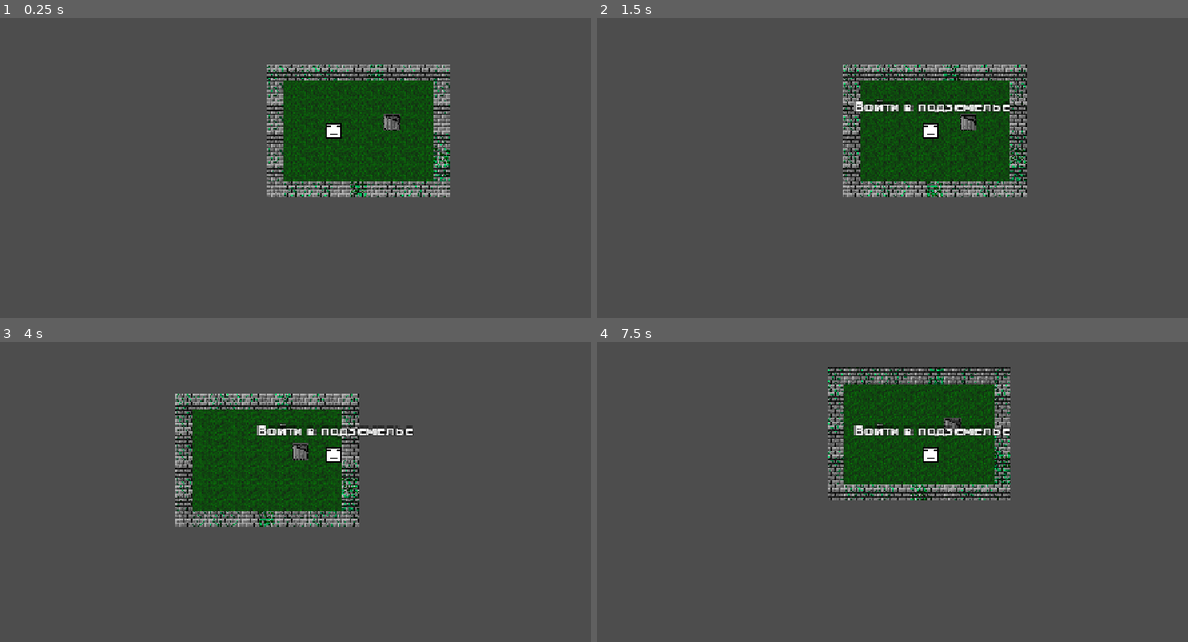
Above: before the commit, frames 1-4 (two rows, left to right).
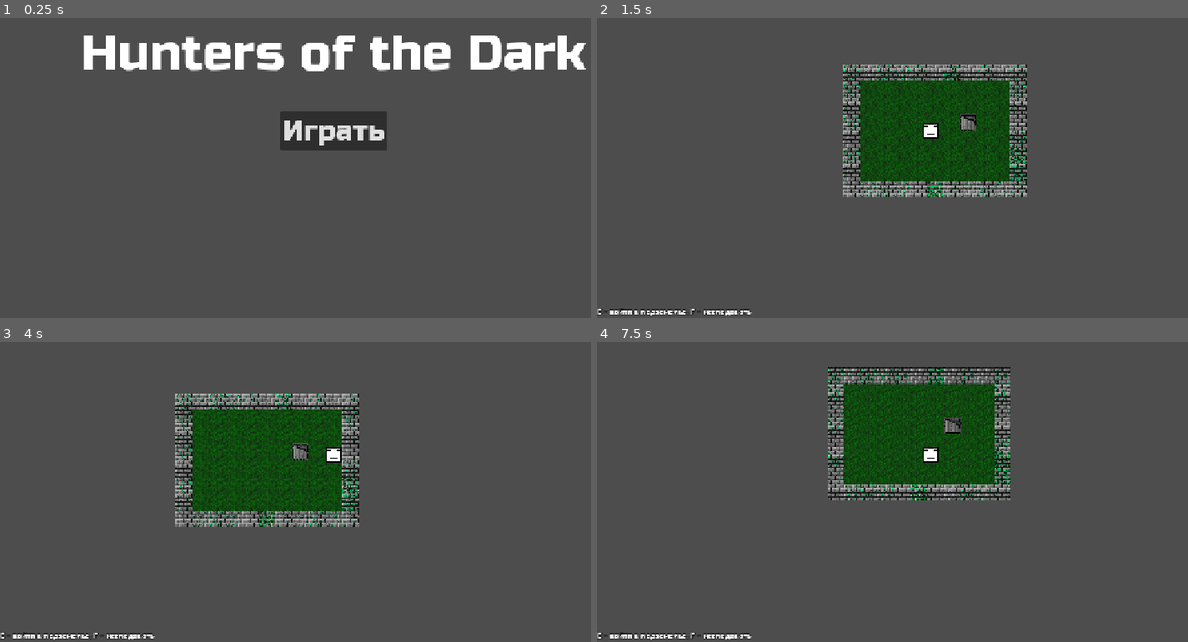
Above: after the commit, the same moments.

Repository: Rubytomatoboss/HOTD
Game: Godot game, scene res://scenes/menu.tscn
Two runs of this game, one before a commit and one after it. Both use one fixed random seed, a clock stepped at 60 frames per second and the inputs below. Before the commit the project starts from res://scenes/world.tscn.
Inputs (mouse positions are in pixels of both pictures, inside the frame that each line leads up to):
- Up to frame 1 (0.25 s): no input
- Up to frame 2 (1.5 s): click (927, 132) at 0.5 s, where only the run after the commit has a clickable "Играть"; tap Enter at 1.25 s; hold Right (move_right) from 1.28 s (still down); hold E (interaction) from 1.28 s (still down)
- Up to frame 3 (4 s): tap F (examine, bound only after the commit) at 1.55, 2.1, 3.05, 3.6 s; release Right (move_right) at 2.03 s; release E (interaction) at 2.03 s; hold Down (move_down) 2.03-2.78 s; tap E (interaction) at 2.3, 3.8 s; tap Space at 2.75 s; hold Right (move_right) 2.78-3.53 s; hold E (interaction) 2.78-3.53 s; tap Enter at 3.5 s; hold Up (move_up) from 3.53 s (still down)
- Up to frame 4 (7.5 s): release Up (move_up) at 4.28 s; hold E (interaction) 4.28-5.03 s; hold Left (move_left) 4.28-5.78 s; tap F (examine, bound only after the commit) at 4.55, 5.1, 6.05, 6.6 s; tap E (interaction) at 5.3, 6.8 s; hold Down (move_down) 5.78-6.53 s; hold E (interaction) 5.78-6.53 s; hold Right (move_right) 6.53-7.28 s; hold Up (move_up) from 7.28 s (still down); hold E (interaction) from 7.28 s (still down)

The runs differ from the first frame. In frame 1, 17% of the frame differs, in the area x 14-100%, y 5-60%; in frame 2, 1.2%; in frame 3, 1.2%; in frame 4, 1.2%.

Commit message:
добавил новую механику
E - использовать объект по назначению. Пример: открыть дверь, потянуть рычаг
F - исследовать. Пример: на двери нашёл кровь, на земле были следы

Diff:
--- a/project.godot
+++ b/project.godot
@@ -11,7 +11,7 @@
 [application]
 
 config/name="HOTD"
-run/main_scene="res://scenes/world.tscn"
+run/main_scene="uid://do8of6md2w3ib"
 config/features=PackedStringArray("4.4", "Forward Plus")
 config/icon="res://icon.svg"
 
@@ -54,6 +54,11 @@
 , Object(InputEventKey,"resource_local_to_scene":false,"resource_name":"","device":-1,"window_id":0,"alt_pressed":false …(183 unchanged characters)…
 ]
 }
+examine={
+"deadzone": 0.2,
+"events": [Object(InputEventKey,"resource_local_to_scene":false,"resource_name":"","device":-1,"window_id":0,"alt_pressed":false,"shift_pressed":false,"ctrl_pressed":false,"meta_pressed":false,"pressed":false,"keycode":0,"physical_keycode":70,"key_label":0,"unicode":102,"location":0,"echo":false,"script":null)
+]
+}
 
 [layer_names]
 
--- a/scenes/black_frame.tscn
+++ b/scenes/black_frame.tscn
@@ -49,40 +49,3 @@
 text = "Something"
 label_settings = SubResource("LabelSettings_h8au2")
 autowrap_mode = 2
-
-[node name="Button" type="Button" parent="ColorRect"]
-layout_mode = 1
-anchors_preset = 2
-anchor_top = 1.0
-anchor_bottom = 1.0
-offset_top = -8.0
-offset_right = 8.0
-grow_vertical = 0
-text = "Вариант 1"
-
-[node name="Button2" type="Button" parent="ColorRect"]
-layout_mode = 1
-anchors_preset = 7
-anchor_left = 0.5
-anchor_top = 1.0
-anchor_right = 0.5
-anchor_bottom = 1.0
-offset_left = -4.0
-offset_top = -8.0
-offset_right = 4.0
-grow_horizontal = 2
-grow_vertical = 0
-text = "Вариант 2"
-
-[node name="Button3" type="Button" parent="ColorRect"]
-layout_mode = 1
-anchors_preset = 3
-anchor_left = 1.0
-anchor_top = 1.0
-anchor_right = 1.0
-anchor_bottom = 1.0
-offset_left = -8.0
-offset_top = -8.0
-grow_horizontal = 0
-grow_vertical = 0
-text = "Вариант 3"
--- a/scenes/interacting_component.tscn
+++ b/scenes/interacting_component.tscn
@@ -12,8 +12,9 @@
 outline_size = 3
 outline_color = Color(0, 0, 0, 1)
 
-[node name="InteractingComponent" type="Node2D"]
+[node name="InteractingComponent" type="Node2D" node_paths=PackedStringArray("interact_label")]
 script = ExtResource("1_syslh")
+interact_label = NodePath("CanvasLayer/InteractLabel")
 
 [node name="InteractionRange" type="Area2D" parent="."]
 collision_layer = 0
@@ -22,19 +23,16 @@
 [node name="CollisionShape2D" type="CollisionShape2D" parent="InteractionRange"]
 shape = SubResource("CircleShape2D_syslh")
 
-[node name="InteractLabel" type="Label" parent="."]
+[node name="CanvasLayer" type="CanvasLayer" parent="."]
+
+[node name="InteractLabel" type="Label" parent="CanvasLayer"]
 z_index = 10
-anchors_preset = 8
-anchor_left = 0.5
-anchor_top = 0.5
-anchor_right = 0.5
-anchor_bottom = 0.5
-offset_left = -55.0
-offset_top = -34.0
-offset_right = 57.0
-offset_bottom = -11.0
-grow_horizontal = 2
-grow_vertical = 2
+anchors_preset = 2
+anchor_top = 1.0
+anchor_bottom = 1.0
+offset_top = -23.0
+offset_right = 207.0
+grow_vertical = 0
 text = "Нажми что-то, чтобы что-то"
 label_settings = SubResource("LabelSettings_k2dsw")
 horizontal_alignment = 1
--- /dev/null
+++ b/scenes/menu.tscn
@@ -0,0 +1,65 @@
+[gd_scene load_steps=5 format=3 uid="uid://do8of6md2w3ib"]
+
+[ext_resource type="FontFile" uid="uid://daetakcfbar0u" path="res://fonts/RussoOne-Regular.ttf" id="1_yqeox"]
+[ext_resource type="Script" uid="uid://88n3cc17tvyu" path="res://scripts/play_button.gd" id="2_vjb58"]
+
+[sub_resource type="Theme" id="Theme_vjb58"]
+default_font = ExtResource("1_yqeox")
+default_font_size = 55
+
+[sub_resource type="LabelSettings" id="LabelSettings_con2f"]
+font = ExtResource("1_yqeox")
+font_size = 96
+
+[node name="Menu" type="Node2D"]
+
+[node name="Camera" type="Camera2D" parent="."]
+
+[node name="HUD" type="Control" parent="."]
+layout_mode = 3
+anchors_preset = 8
+anchor_left = 0.5
+anchor_top = 0.5
+anchor_right = 0.5
+anchor_bottom = 0.5
+offset_left = -20.0
+offset_top = -20.0
+offset_right = 20.0
+offset_bottom = 20.0
+grow_horizontal = 2
+grow_vertical = 2
+
+[node name="PlayButton" type="Button" parent="HUD"]
+layout_mode = 1
+anchors_preset = 8
+anchor_left = 0.5
+anchor_top = 0.5
+anchor_right = 0.5
+anchor_bottom = 0.5
+offset_left = -102.0
+offset_top = -37.5
+offset_right = 102.0
+offset_bottom = 37.5
+grow_horizontal = 2
+grow_vertical = 2
+theme = SubResource("Theme_vjb58")
+text = "Играть"
+script = ExtResource("2_vjb58")
+
+[node name="HOTDLabel" type="Label" parent="HUD"]
+layout_mode = 1
+anchors_preset = 8
+anchor_left = 0.5
+anchor_top = 0.5
+anchor_right = 0.5
+anchor_bottom = 0.5
+offset_left = -77.0
+offset_top = -160.0
+offset_right = 77.0
+offset_bottom = -137.0
+grow_horizontal = 2
+grow_vertical = 2
+text = "Hunters of the Dark"
+label_settings = SubResource("LabelSettings_con2f")
+
+[connection signal="pressed" from="HUD/PlayButton" to="HUD/PlayButton" method="_on_pressed"]
--- a/scenes/world.tscn
+++ b/scenes/world.tscn
@@ -7,7 +7,7 @@
 
 [sub_resource type="Resource" id="Resource_71j4m"]
 script = ExtResource("6_q5onr")
-interaction_name = "Войти в подземелье"
+interaction_name = "E - войти в подземелье, F - исследовать"
 name = "Подземелье"
 description = "Лестница, которая тянется далеко вглубь земли"
 metadata/_custom_type_script = "uid://cuefcb0neh4ua"
--- a/scripts/interacting_component.gd
+++ b/scripts/interacting_component.gd
@@ -1,6 +1,6 @@
 extends Node2D
 
-@onready var interact_label: Label = $InteractLabel
+@export var interact_label: Label
 var current_interactions := [] #список объектов для взаимодействия
 var can_interact := true
 
@@ -10,7 +10,15 @@
 			can_interact = false
 			interact_label.hide()
 
-			await current_interactions[0].interact.call() #подождать пока функция полностью выполниться и после этого закончить код
+			await current_interactions[0].interact.call("use") #подождать пока функция полностью выполниться и после этого закончить код
+
+			can_interact = true
+	elif event.is_action_pressed("examine") and can_interact:
+		if current_interactions:
+			can_interact = false
+			interact_label.hide()
+
+			await current_interactions[0].interact.call("examine") #подождать пока функция полностью выполниться и после этого закончить код
 
 			can_interact = true
 
--- a/scripts/object.gd
+++ b/scripts/object.gd
@@ -6,5 +6,9 @@
 func _ready() -> void:
 	interactable.interact = _on_interact
 
-func _on_interact():
-	pass
+func _on_interact(interaction):
+	match interaction:
+		"use":
+			print("used")
+		"examine":
+			print("examined")
--- /dev/null
+++ b/scripts/play_button.gd
@@ -0,0 +1,5 @@
+extends Button
+
+
+func _on_pressed() -> void:
+	get_tree().change_scene_to_file("res://scenes/world.tscn")
Not shown, added: scripts/play_button.gd.uid
